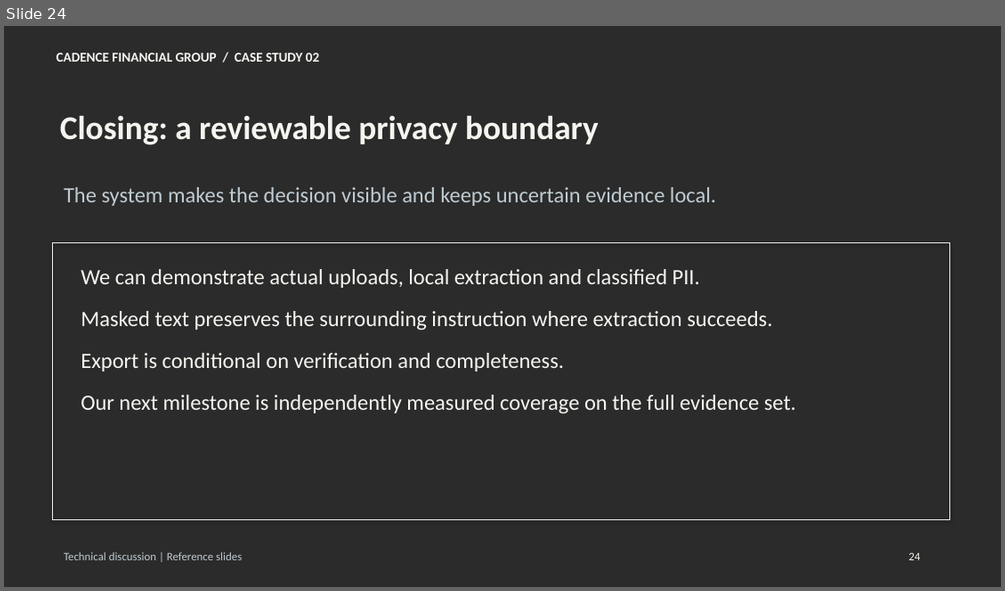
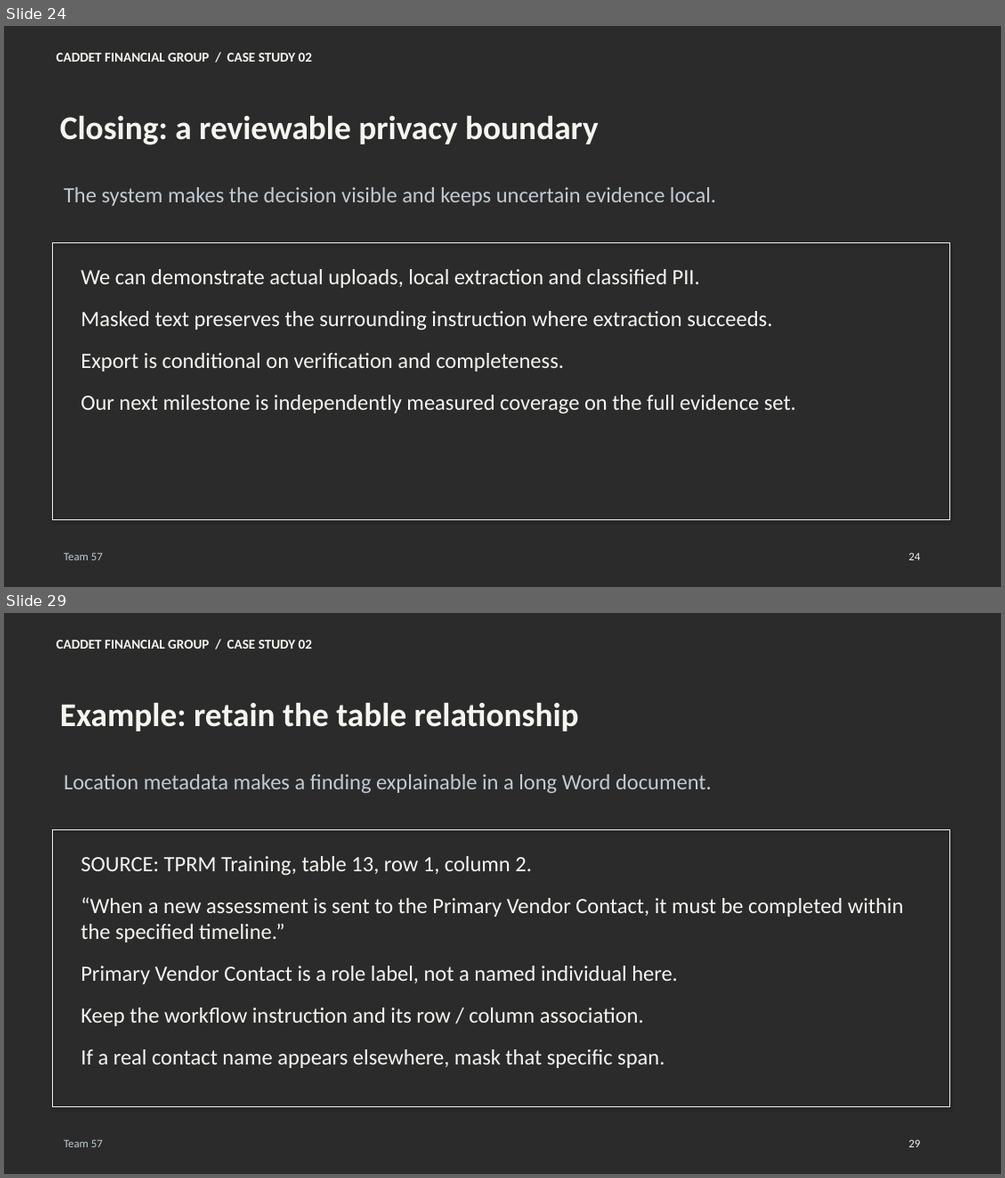
Before and after one commit to architnigam/Cadence_Detection, a slide deck: presentation/Cadence_Interview_Presentation.pptx. Shown one above the other, each under a label of ours: slide 24 before the commit, slides 24 and 29 after it; the slides between them are not shown. The pictures are 1005x591 and 1005x1178 pixels, drawn with LibreOffice and Linux fonts; fonts in the diff are those of the drawing; background and template pictures are left out; a plain dark background stands for a picture behind light text. Boxes give left, top, right and bottom in pixels: in the first picture for what was removed or moved away, otherwise in the second. Text is boxed around its words. In the diff, an @@ line names an element or a change of style, - is before the commit and + after.

Commit message:
Name

```diff
--- a/presentation/Cadence_Interview_Presentation.pptx
+++ b/presentation/Cadence_Interview_Presentation.pptx
@@ slide 29 added at (x1=4, y1=613, x2=1001, y2=1174), background picture (left out) @@
@@ text added at (x1=57, y1=640, x2=312, y2=649), 13 pt, text #F5F5F0, bold @@
+CADDET FINANCIAL GROUP / CASE STUDY 02
@@ text added at (x1=60, y1=702, x2=579, y2=731), 32 pt, text #F5F5F0, bold @@
+Example: retain the table relationship
@@ text added at (x1=64, y1=774, x2=712, y2=793), 21 pt, text #BFCBD2 @@
+Location metadata makes a finding explainable in a long Word document.
@@ rectangle added at (x1=53, y1=830, x2=950, y2=1107), outline #F0F0EB 1 pt @@
@@ text added at (x1=81, y1=856, x2=904, y2=1068), 21 pt, text #F5F5F0 @@
+SOURCE: TPRM Training, table 13, row 1, column 2.
+“When a new assessment is sent to the Primary Vendor Contact, it must be completed within the specified timeline.”
+Primary Vendor Contact is a role label, not a named individual here.
+Keep the workflow instruction and its row / column association.
+If a real contact name appears elsewhere, mask that specific span.
@@ text added at (x1=64, y1=1140, x2=103, y2=1147), 11 pt, text #BFCBD2 @@
+Team 57
@@ text added at (x1=908, y1=1139, x2=920, y2=1147), 11 pt, text #F5F5F0 @@
+29
@@ slide 24 changed as well @@
@@ text at (x1=57, y1=53, x2=312, y2=62): text changed @@
-CADENCE FINANCIAL GROUP / CASE STUDY 02
+CADDET FINANCIAL GROUP / CASE STUDY 02
@@ text at (x1=64, y1=553, x2=103, y2=560): text changed @@
-Technical discussion | Reference slides
+Team 57
```
Also in this commit, not shown: 23 other slides changed, 5 other slides added, 6 other files.
